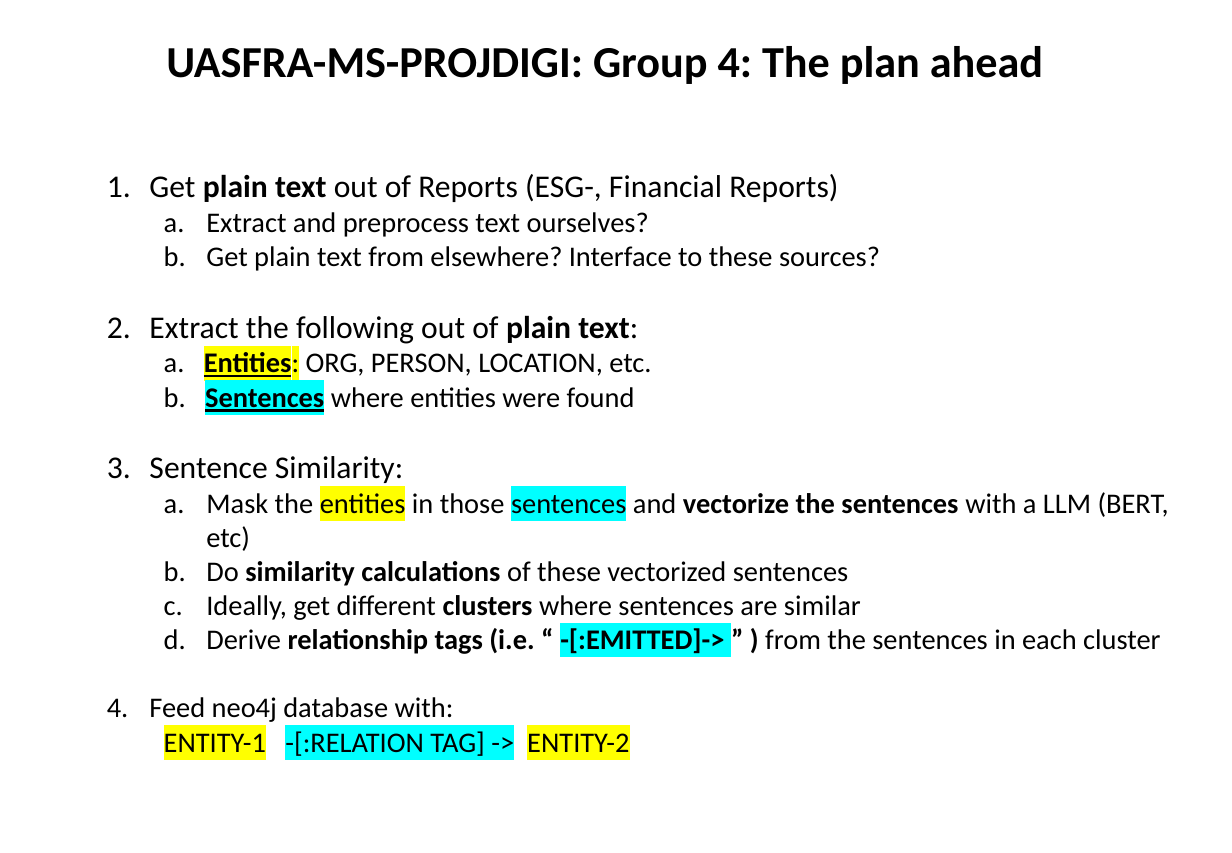
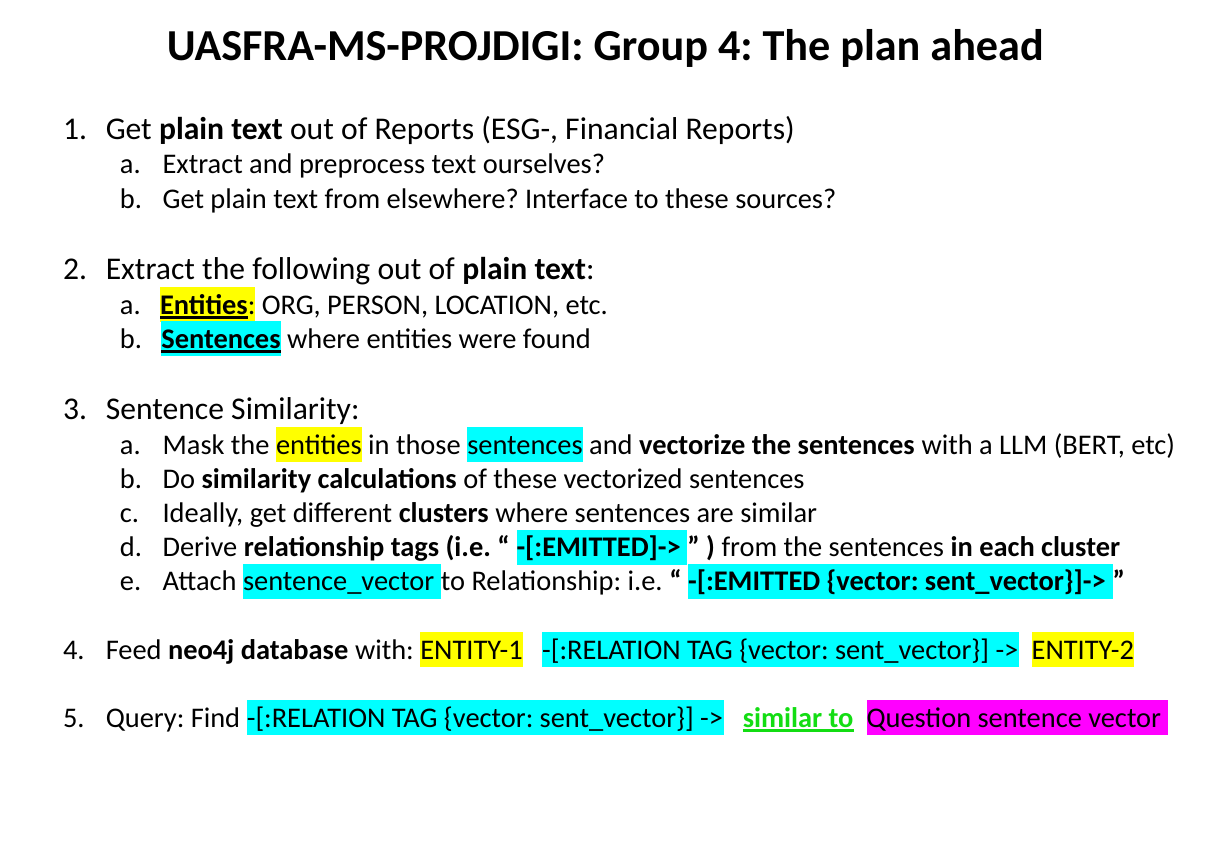
Before and after one commit to rainergo/UASFRA-MS-KnowledgeGraph, a slide deck: slide 1 of project/Project.pptx. Drawn at 1232x853 pixels with LibreOffice and Linux fonts; fonts in the diff are those of the drawing. Boxes give left, top, right and bottom in pixels: in the first picture for what was removed or moved away, otherwise in the second. Text is boxed around its words. In the diff, an @@ line names an element or a change of style, - is before the commit and + after.

Commit message:
Data extraction from PDFs and display of entities in text in displaCy.

```diff
--- a/project/Project.pptx
+++ b/project/Project.pptx
@@ text "UASFRA-MS-PROJDIGI: Group 4: The plan ...": place and size @@
-text "UASFRA-MS-PROJDIGI: Group 4: The plan ..." at (166, 46, 1043, 84)
+text "UASFRA-MS-PROJDIGI: Group 4: The plan ..." at (167, 29, 1043, 67)
@@ text "Get plain text out of ...": place and size @@
-text "Get plain text out of ..." at (149, 174, 1169, 756)
+text "Get plain text out of ..." at (106, 116, 1175, 732)
@@ text at (163, 535, 1120, 561): bold on in "in each cluster" @@
@@ text at (106, 569, 1161, 732): text changed @@
-4. Feed neo4j database with:
-  ENTITY-1 -[:RELATION TAG] -> ENTITY-2
+  e. Attach sentence_vector to Relationship: i.e. “ -[:EMITTED {vector: sent_vector}]-> ”
+4. Feed neo4j database with: ENTITY-1 -[:RELATION TAG {vector: sent_vector}] -> ENTITY-2
+5. Query: Find -[:RELATION TAG {vector: sent_vector}] -> similar to Question sentence vector
```
Also in this commit, not shown: 4 slides added, 21 other files.
